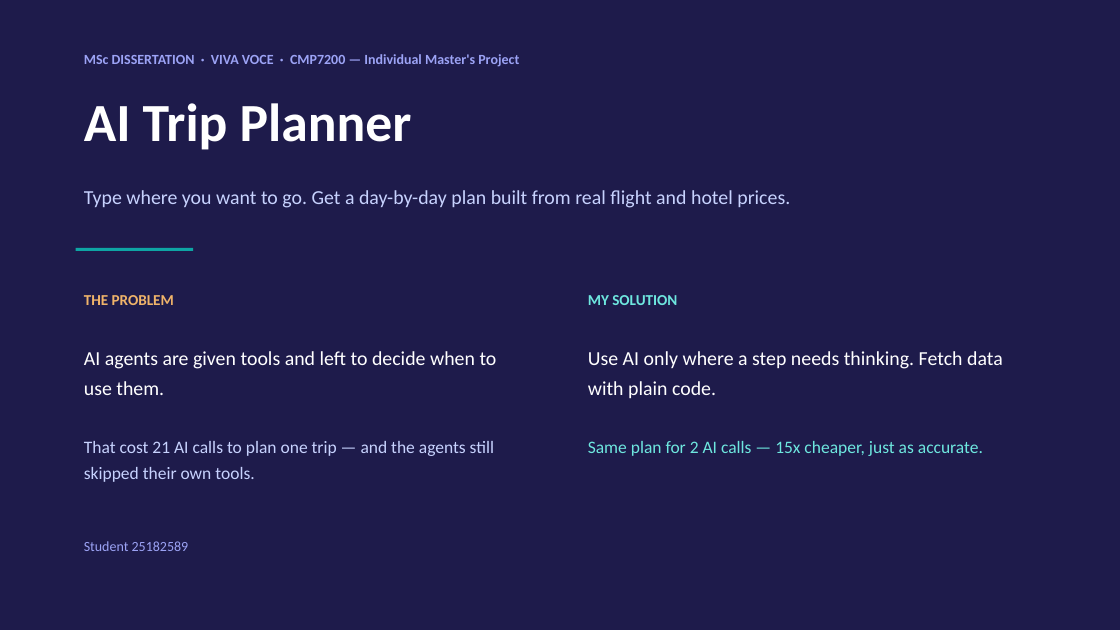
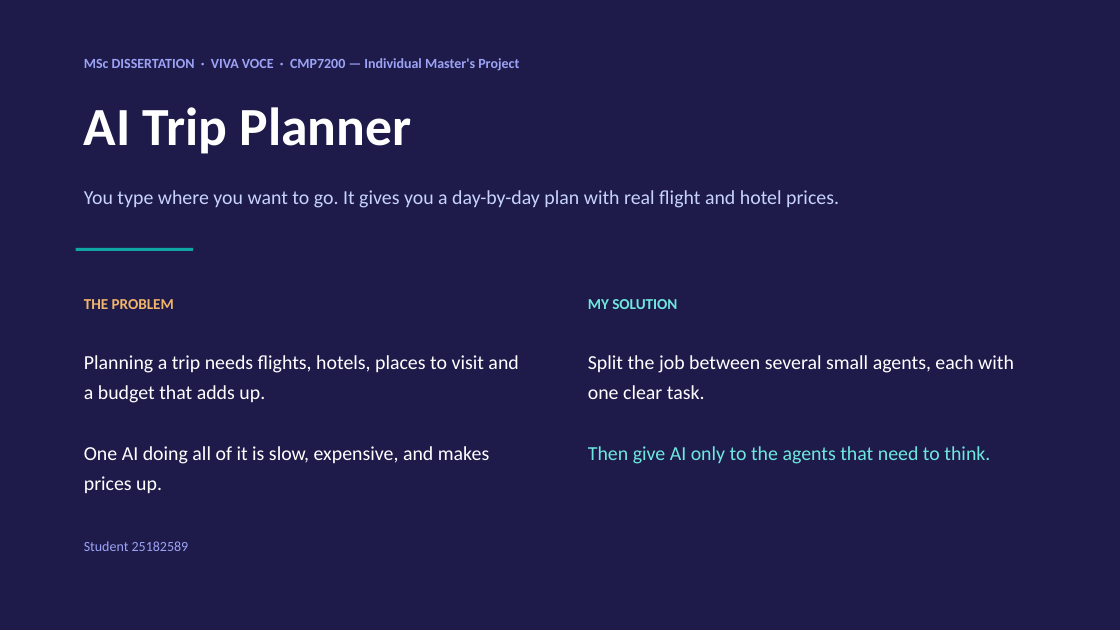
Before and after one commit to sherali143/Trip-Planner, a slide deck: slide 1 of submission/CMP7200_Viva_Presentation.pptx. Drawn at 1120x630 pixels with LibreOffice and Linux fonts; fonts in the diff are those of the drawing. Boxes give left, top, right and bottom in pixels: in the first picture for what was removed or moved away, otherwise in the second. Text is boxed around its words. In the diff, an @@ line names an element or a change of style, - is before the commit and + after.

```diff
--- a/submission/CMP7200_Viva_Presentation.pptx
+++ b/submission/CMP7200_Viva_Presentation.pptx
@@ text "MSc DISSERTATION · VIVA VOCE ...": place and size @@
-text "MSc DISSERTATION · VIVA VOCE ..." at box(84, 54, 519, 67)
+text "MSc DISSERTATION · VIVA VOCE ..." at box(84, 58, 519, 71)
@@ text "AI Trip Planner": place and size @@
-text "AI Trip Planner" at box(84, 103, 412, 150)
+text "AI Trip Planner" at box(84, 107, 412, 154)
@@ text at box(84, 190, 839, 208): text changed @@
-Type where you want to go. Get a day-by-day plan built from real flight and hotel prices.
+You type where you want to go. It gives you a day-by-day plan with real flight and hotel prices.
@@ text at box(84, 355, 518, 494): text changed; size 15 to 17 pt; text colour #C7D2FE to #FFFFFF @@
-AI agents are given tools and left to decide when to use them.
-That cost 21 AI calls to plan one trip — and the agents still skipped their own tools.
+Planning a trip needs flights, hotels, places to visit and a budget that adds up.
+One AI doing all of it is slow, expensive, and makes prices up.
@@ text at box(588, 355, 1014, 464): text changed @@
-Use AI only where a step needs thinking. Fetch data with plain code.
-Same plan for 2 AI calls — 15x cheaper, just as accurate.
+Split the job between several small agents, each with one clear task.
+Then give AI only to the agents that need to think.
```
Also in this commit, not shown: 6 other slides changed, 3 slides added, 3 slides removed, 3 other files.
